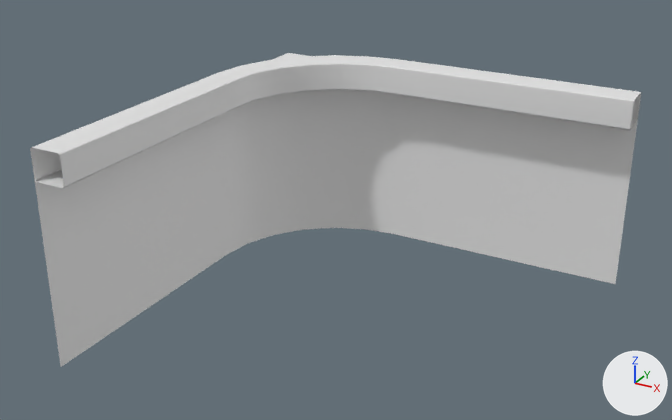
The FBX model Assets/Models/Modular Kit/Buiding Pieces/Corners/FloorCornerConcaveRounded_A.fbx as it was, and as the next commit left it.
Both versions are drawn from a camera (50 mm lens) standing at (14.03, -22.64, 6.68) and looking at (4.42, -5.16, -2.06). The axes (+X, +Y, +Z) are drawn at lower right. The lights are the same throughout. Where no turn or scale is listed for an object, it has been applied to the vertices.

Before the edit, the objects in view are built like this:
```python
mat_railing = principled_material('Railing')
mat_railing.base_color = (0.8, 0.8, 0.8)  # white #e7e7e7
me_plane_052 = bpy.data.meshes.new('Plane.052')
me_plane_052.from_pydata(...)  # 100 vertices, 81 faces; spans x 0.0..10.0, y -10.0..0.0, z -5.0..0.26
# faces by material slot: [17, 64]
me_plane_052.materials.append(mat_building)  # white #e7e7e7
me_plane_052.materials.append(mat_railing)  # white #e7e7e7
ob_floorcornerconcaverounded_a = bpy.data.objects.new('FloorCornerConcaveRounded_A', me_plane_052)
ob_floorcornerconcaverounded_a.location = (0.0, 0.0, 0.0)
```
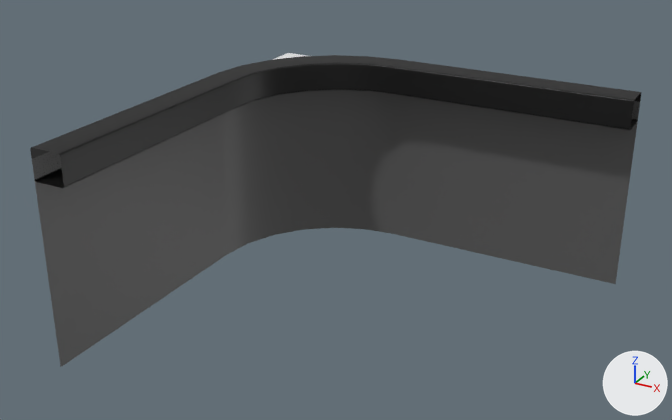
Pixel boxes (x1, y1, x2, y2) of what changed, in the pictures (672 x 420 px):
'FloorCornerConcaveRounded_A', recoloured
    both: (30, 54, 641, 367)
part 1 of me_plane_052, recoloured (grey to black)
    both: (220, 90, 397, 254)
part 2 of me_plane_052, recoloured
    both: (32, 116, 227, 367)
part 3 of me_plane_052, recoloured
    both: (393, 95, 640, 284)

The change, as a diff of the scene's bpy script:
```diff
--- a/Assets/Models/Modular Kit/Buiding Pieces/Corners/FloorCornerConcaveRounded_A.fbx.py
+++ b/Assets/Models/Modular Kit/Buiding Pieces/Corners/FloorCornerConcaveRounded_A.fbx.py
@@ mat_railing @@
 mat_railing = principled_material('Railing')
-mat_railing.base_color = (0.8, 0.8, 0.8)  # white #e7e7e7
+mat_railing.base_color = (0.0, 0.0, 0.0)  # black #000000
@@ mat_wall @@
+mat_wall = principled_material('Wall')
+mat_wall.base_color = (0.102, 0.102, 0.102)  # dark grey #5a5a5a
@@ me_plane_052 @@
 me_plane_052.from_pydata(...)  # 100 vertices, 81 faces; spans x 0.0..10.0, y -10.0..0.0, z -5.0..0.26
 # used by ob_floorcornerconcaverounded_a; location = (0.0, 0.0, 0.0)
+# me_plane_052 part 1: all 6 faces centred in x 0.06..3.05, y -3.05..-0.06, z -2.52 switch from mat_building (white #e7e7e7) to mat_wall (dark grey #5a5a5a)
+# me_plane_052 part 2: the 1 face centred in x 0.0, y -6.11, z -2.01 switches from mat_building (white #e7e7e7) to mat_wall (dark grey #5a5a5a)
+# me_plane_052 part 3: the 1 face centred in x 6.11, y 0.0, z -2.01 switches from mat_building (white #e7e7e7) to mat_wall (dark grey #5a5a5a)
 me_plane_052.materials.append(mat_railing)
```
